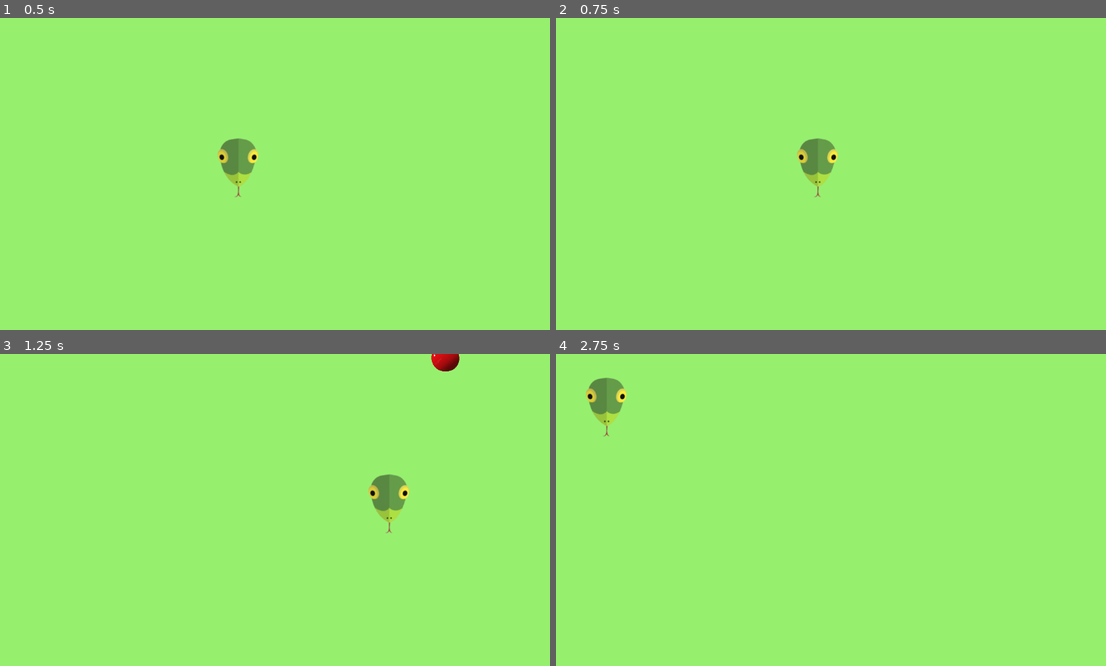
Above: before the commit, frames 1-4 (two rows, left to right).
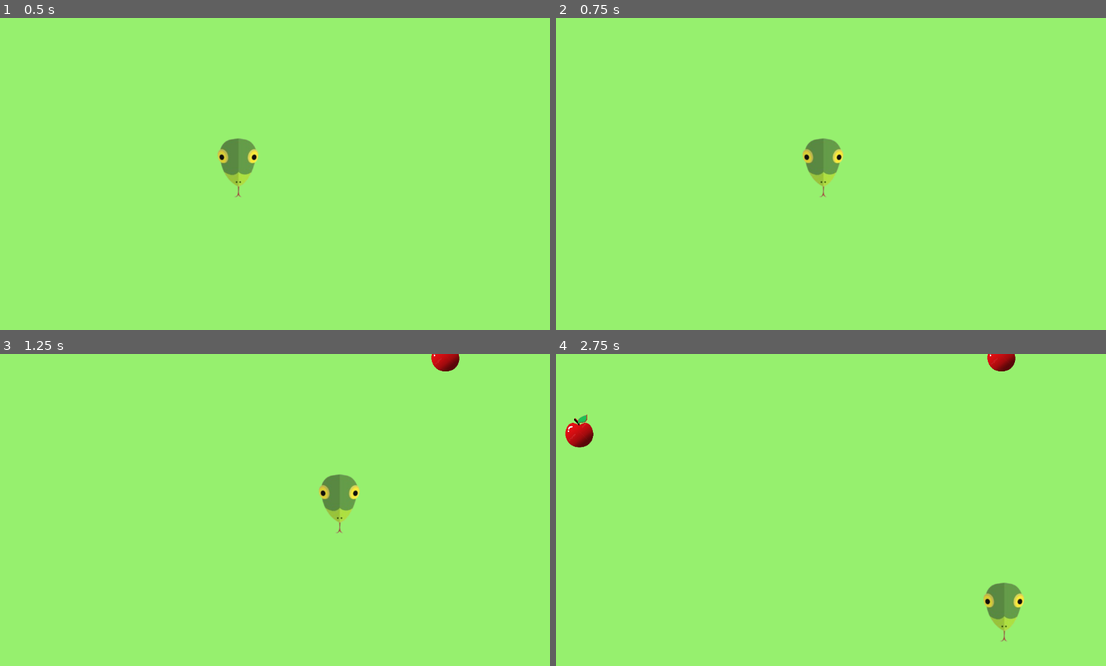
Above: after the commit, the same moments.

Repository: rampa2510/godot-snake-game
Game: Godot game, scene res://Scenes/snake_level.tscn
The game is run twice, just before and just after one commit, with the same random seed, the same clock (stepped at 60 frames per second) and the same inputs. The project has no main scene, so this scene is started directly.
Inputs:
- Up to frame 1 (0.5 s): no input
- Up to frame 2 (0.75 s): tap Enter at 0.5 s; hold D (move_right) from 0.53 s (still down)
- Up to frame 3 (1.25 s): keep holding D (move_right)
- Up to frame 4 (2.75 s): release D (move_right) at 1.28 s; hold S (move_down) 1.28-2.03 s; hold D (move_right) from 2.03 s (still down)

Frame 1 is identical in both runs. In frame 2, 0.5% of the frame differs, in the area x 43-53%, y 38-58%; in frame 3, 1.6%; in frame 4, 2.2%, in the area x 1-86%, y 0-93%.

Commit message:
feat: made snake game movements

Diff:
--- a/Scenes/apple.tscn
+++ b/Scenes/apple.tscn
@@ -6,7 +6,7 @@
 [sub_resource type="CircleShape2D" id="CircleShape2D_uwu31"]
 radius = 155.081
 
-[node name="Area2D" type="Area2D"]
+[node name="Area2D" type="Area2D" groups=["good_apple"]]
 position = Vector2(438, 306)
 scale = Vector2(0.2, 0.2)
 script = ExtResource("1_jjf0t")
--- a/Scenes/snake_face.gd
+++ b/Scenes/snake_face.gd
@@ -1,40 +1,30 @@
 extends Area2D
 
-var speed:=600
+var speed := 600
+var score := 0
+var direction := Vector2.ZERO
 
-var steering_factor := 5
+func _ready() -> void:
+	area_entered.connect(_on_area_entered)
 
-var direction := Vector2(0,0)
-var velocity := Vector2(0,0)
-var desired_velocity := Vector2(0,0)
-var steering_velocity := Vector2(0,0)
-
-
-# Called when the node enters the scene tree for the first time.
-func _ready() -> void:
-	pass # Replace with function body.
-
+func _on_area_entered(area_that_entered: Area2D):
+	print(area_that_entered.is_in_group("good_apple"))
 
 func _process(delta: float) -> void:
+	# Handle input
+	if Input.is_action_just_pressed("move_left"):
+		direction = Vector2.LEFT
+	elif Input.is_action_just_pressed("move_right"):
+		direction = Vector2.RIGHT
+	elif Input.is_action_just_pressed("move_up"):
+		direction = Vector2.UP
+	elif Input.is_action_just_pressed("move_down"):
+		direction = Vector2.DOWN
 
+	position += direction * speed * delta*0.5
 	wrap_snake_head()
-
-	direction.x = Input.get_axis("move_left","move_right")
-	direction.y = Input.get_axis("move_up","move_down")
-
-	if direction.length() > 1:
-		direction = direction.normalized()
-
-
-	desired_velocity = direction * speed
-	steering_velocity = desired_velocity - velocity
-
-	velocity += steering_velocity * steering_factor *delta
-	position += velocity * delta
-
 
 func wrap_snake_head() -> void:
 	var viewport_size := get_viewport_rect().size
-
 	position.x = wrapf(position.x, 0, viewport_size.x)
 	position.y = wrapf(position.y, 0, viewport_size.y)
--- a/project.godot
+++ b/project.godot
@@ -13,6 +13,10 @@
 config/name="SnakeGame"
 config/features=PackedStringArray("4.3", "Forward Plus")
 config/icon="res://icon.svg"
+
+[global_group]
+
+good_apple="Good apple increases snakes length"
 
 [input]
 
Not shown, changed: Assests/.DS_Store
